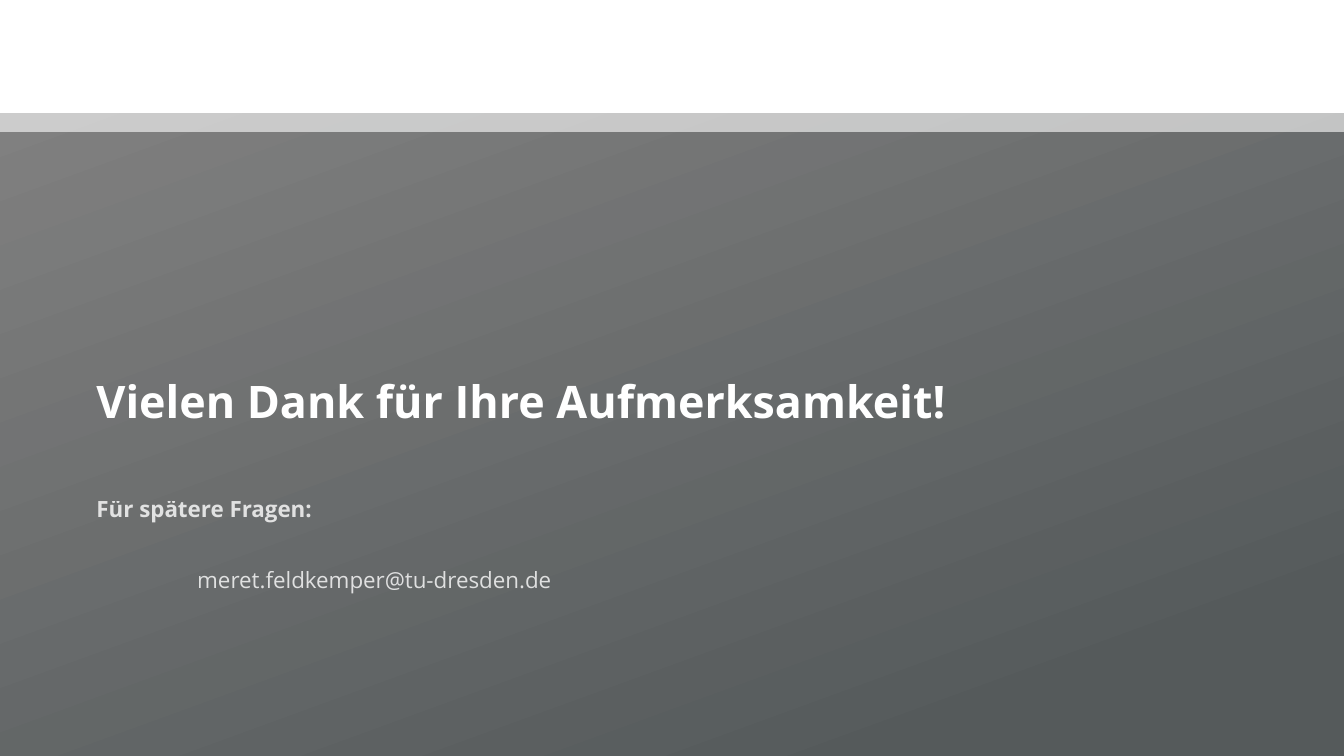
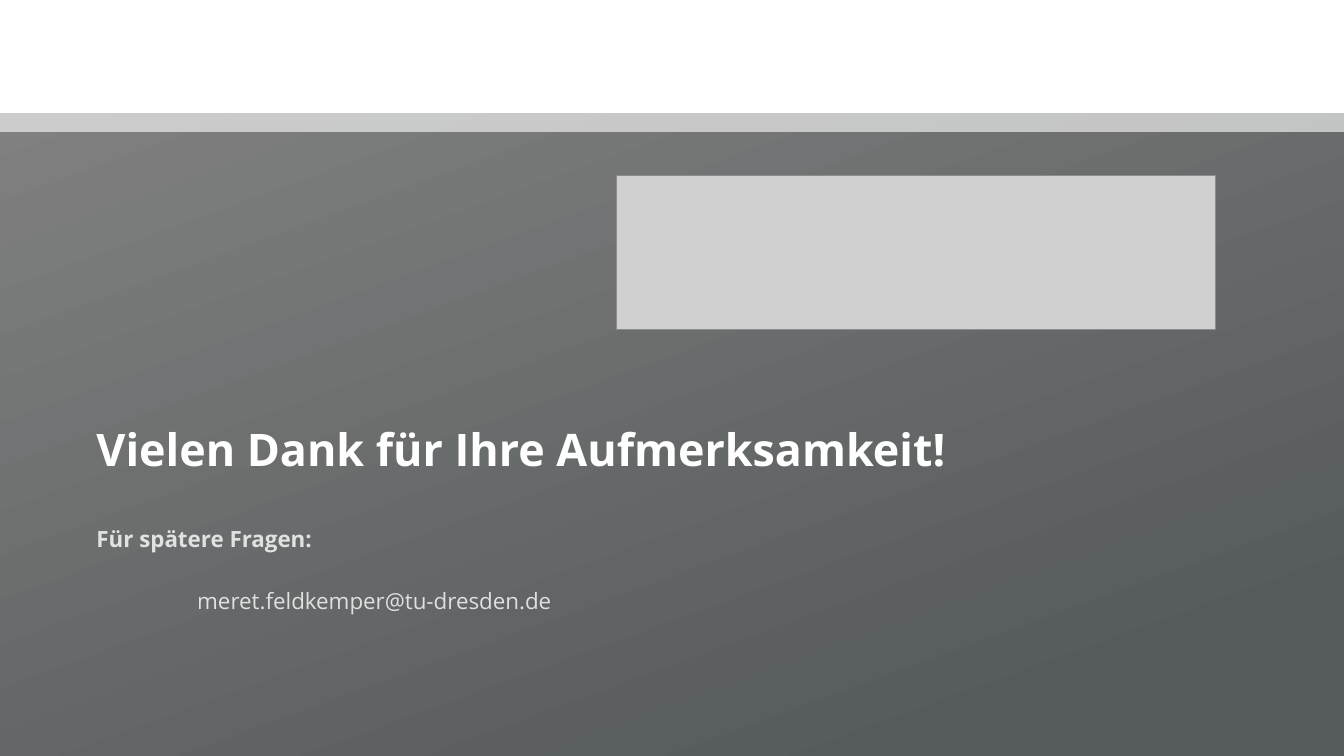
Before and after one commit to Ral3007/Diplomarbeit, a slide deck: slide 20 of Dokumente/Präsentationen/2019-04-29_DA_Feldkemper_Probeverteidigung.pptx (slide 19 before the commit). Drawn at 1344x756 pixels with LibreOffice and Linux fonts; fonts in the diff are those of the drawing; grey boxes stand for pictures; background and template pictures are left out. Boxes give left, top, right and bottom in pixels: in the first picture for what was removed or moved away, otherwise in the second. Text is boxed around its words. In the diff, an @@ line names an element or a change of style, - is before the commit and + after.

```diff
--- a/Dokumente/Präsentationen/2019-04-29_DA_Feldkemper_Probeverteidigung.pptx
+++ b/Dokumente/Präsentationen/2019-04-29_DA_Feldkemper_Probeverteidigung.pptx
@@ picture added at <box>616,175,1215,330</box> @@
@@ title "Vielen Dank für Ihre Aufmerksamkeit!": place and size @@
-title "Vielen Dank für Ihre Aufmerksamkeit!" at <box>96,384,945,419</box>
+title "Vielen Dank für Ihre Aufmerksamkeit!" at <box>96,431,945,467</box>
@@ title "Vielen Dank für Ihre Aufmerksamkeit!" at <box>96,431,945,467</box>: vertical alignment top to middle @@
@@ subtitle "Für spätere Fragen:" rewrapped from <box>96,501,551,594</box> to <box>96,530,551,615</box> @@
```
Also in this commit, not shown: 23 other slides changed, 9 slides added, 4 slides removed, 16 other files.
